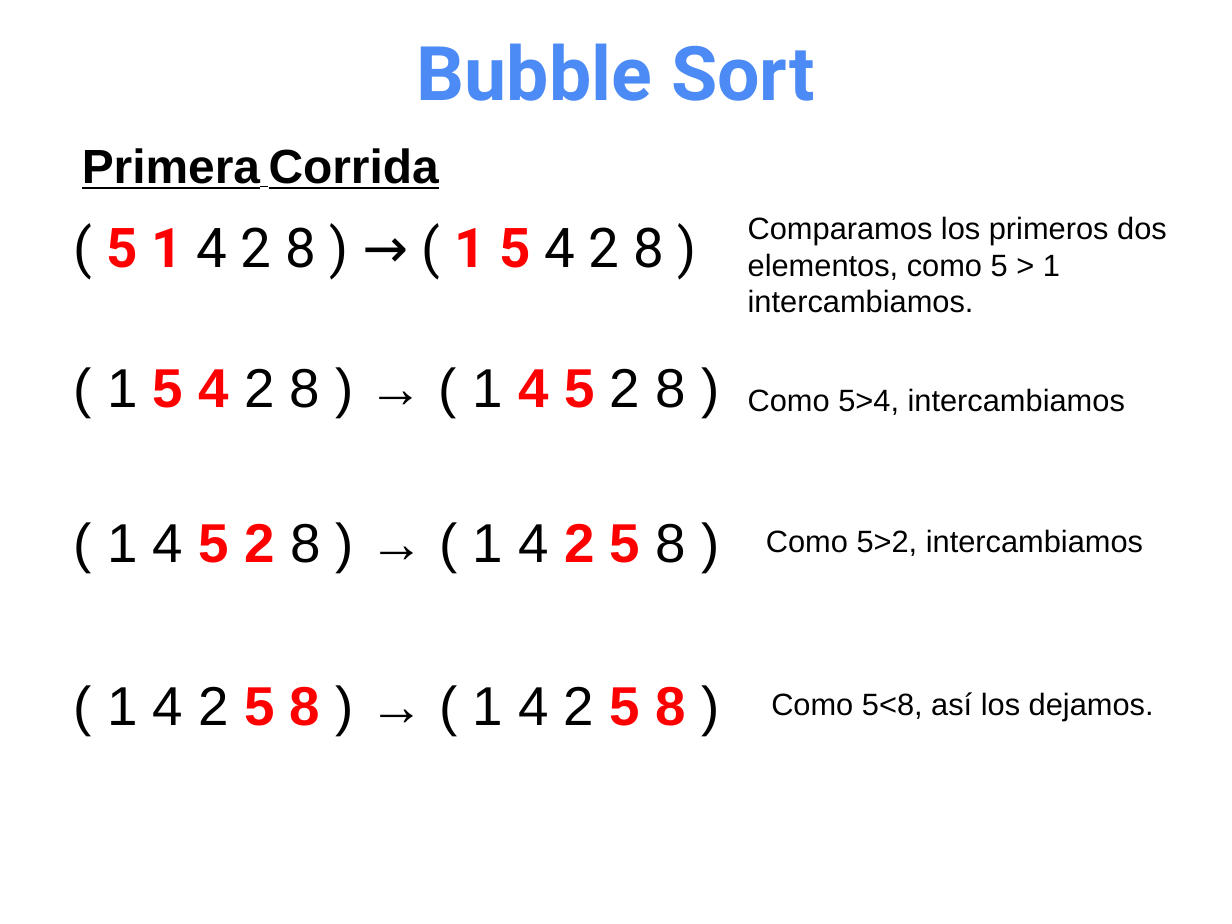
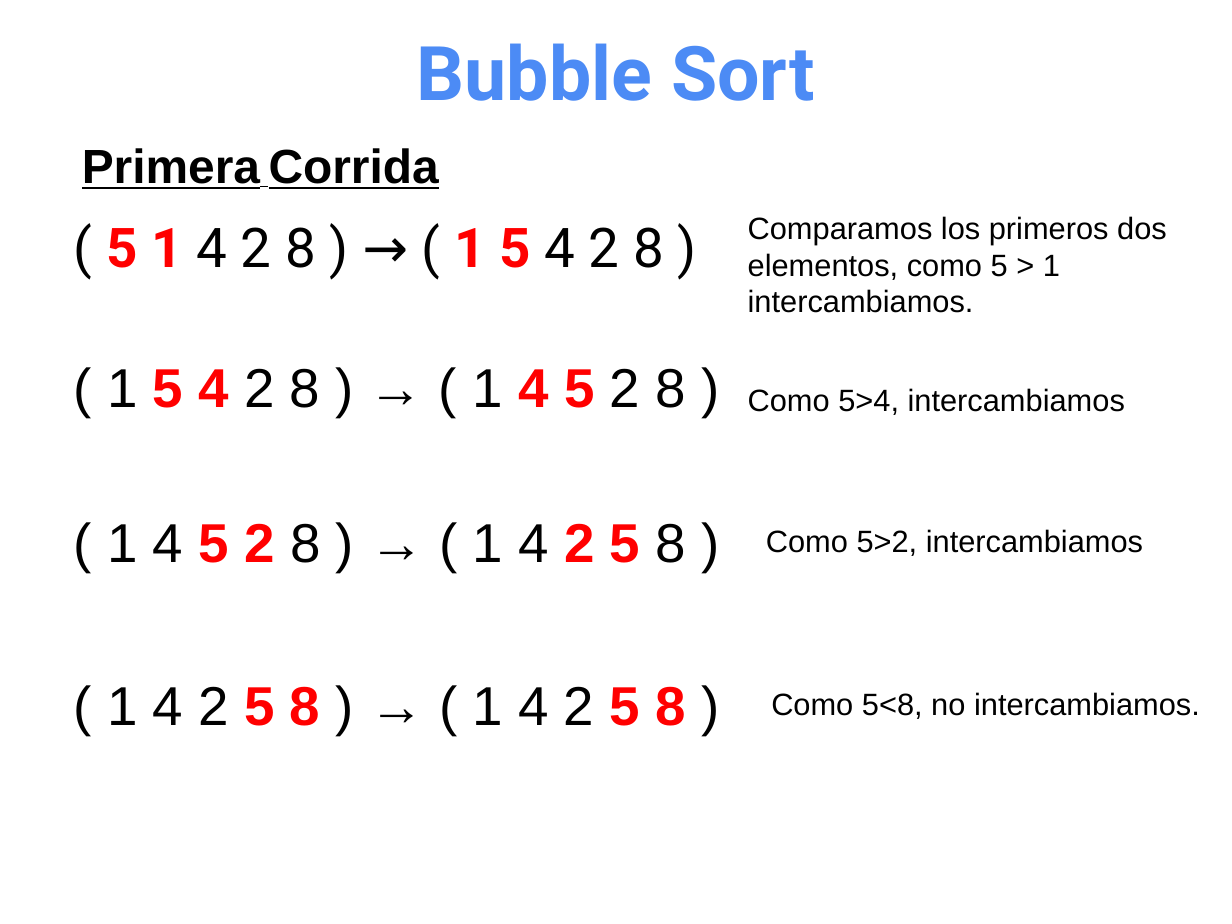
Before and after one commit to OMardil/INFO2, a slide deck: slide 19 of MOD02_Algoritmos_de_ordenamiento_y_busqueda/01 Presentacion/INFO2_MOD2-Ordenamiento_y_Busqueda.pptx (slide 18 before the commit). Drawn at 1232x924 pixels with LibreOffice and Linux fonts; fonts in the diff are those of the drawing. Boxes give left, top, right and bottom in pixels: in the first picture for what was removed or moved away, otherwise in the second. Text is boxed around its words. In the diff, an @@ line names an element or a change of style, - is before the commit and + after.

Commit message:
Selection and Bubble Sort

```diff
--- a/MOD02_Algoritmos_de_ordenamiento_y_busqueda/01 Presentacion/INFO2_MOD2-Ordenamiento_y_Busqueda.pptx
+++ b/MOD02_Algoritmos_de_ordenamiento_y_busqueda/01 Presentacion/INFO2_MOD2-Ordenamiento_y_Busqueda.pptx
@@ text at [771,692,1200,719]: text changed @@
-Como 5<8, así los dejamos.
+Como 5<8, no intercambiamos.
```
Also in this commit, not shown: 6 other slides changed, 4 slides added, 3 slides removed, 1 other file.
